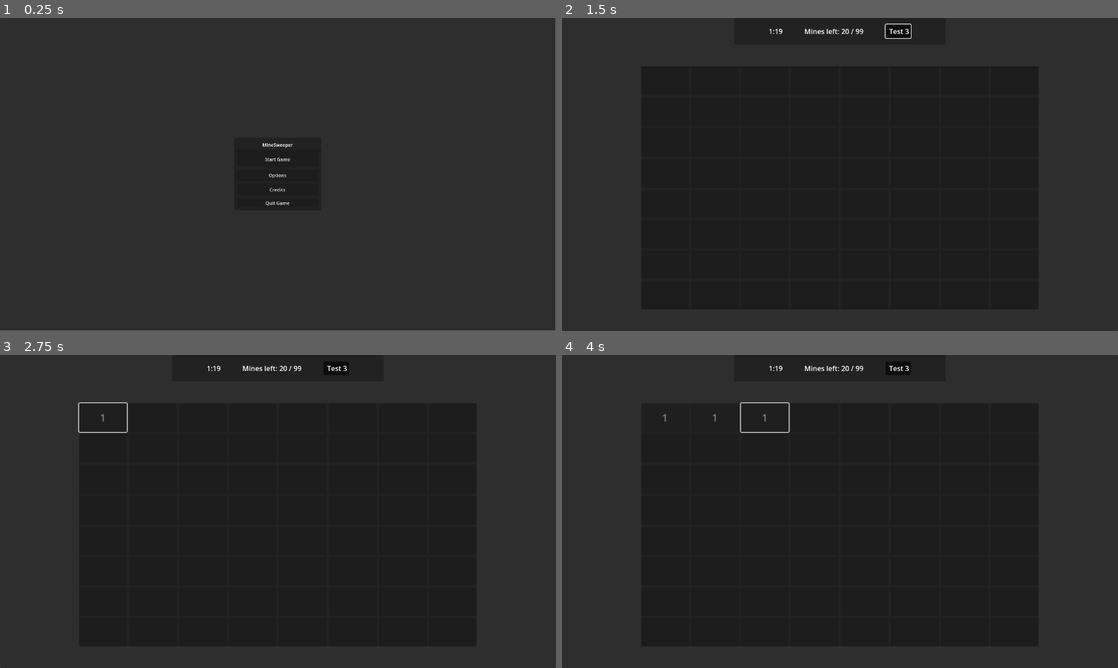
Above: before the commit, frames 1-4 (two rows, left to right).
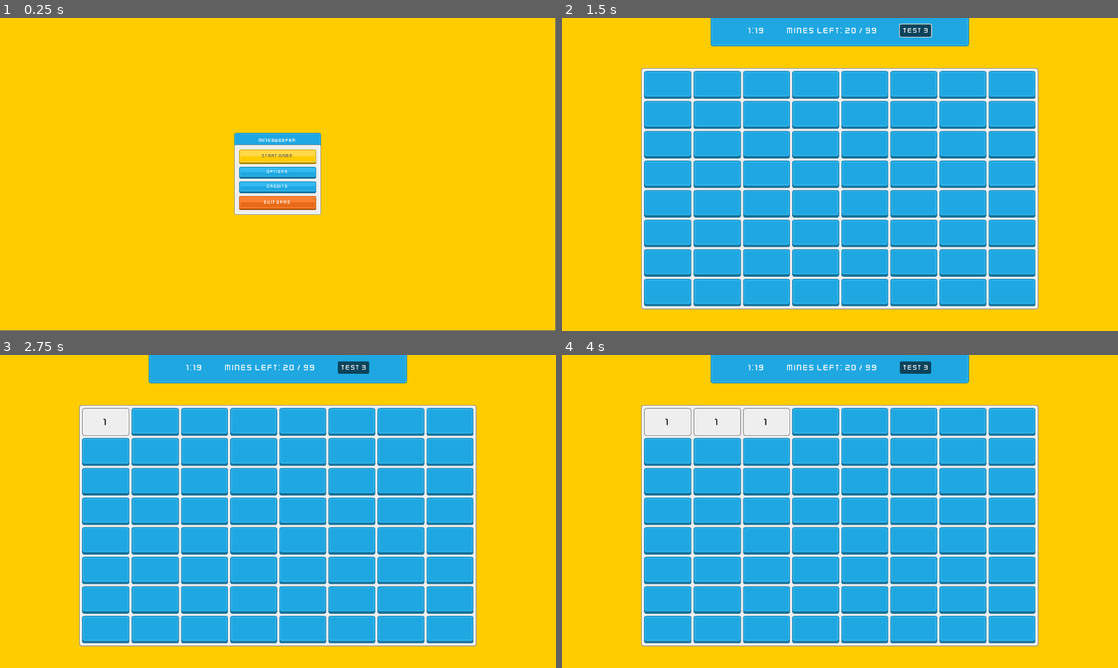
Above: after the commit, the same moments.

Repository: michaelmarch/minesweeper
Game: Godot game, scene res://scenes/main_menu/main_menu.tscn
Same seed, same stepped clock (60 frames per second), same inputs: the game is played once before the commit and once after it.
Inputs (mouse positions are in pixels of both pictures, inside the frame that each line leads up to; where the layout moved, square brackets give the same spot in the first picture):
- Up to frame 1 (0.25 s): no input
- Up to frame 2 (1.5 s): click "Start Game" at 0.5 s; click "Test 3" at 1.25 s
- Up to frame 3 (2.75 s): click (105, 420) [100, 417] at 2 s
- Up to frame 4 (4 s): click (717, 420) [712, 417] at 2.75 s; click (767, 420) [762, 417] at 3.5 s

The runs differ from the first frame. In frame 1, 100% of the frame differs, in the area x 0-100%, y 0-100%; in frame 2, 100%; in frame 3, 100%; in frame 4, 100%.

Commit message:
Fix missing dependencies

Diff:
--- a/main_theme.tres
+++ b/main_theme.tres
@@ -1,26 +1,26 @@
-[gd_resource type="Theme" load_steps=60 format=3 uid="uid://cxkiulyl3viy1"]
-
-[ext_resource type="Texture2D" uid="uid://d1rhx5cukjyxv" path="res://assets/ui/grey_button02.png" id="1_cnx58"]
-[ext_resource type="Texture2D" uid="uid://dmguulcpav3av" path="res://assets/ui/green_button00.png" id="1_smcd6"]
-[ext_resource type="Texture2D" uid="uid://cx2iej0p3e21c" path="res://assets/ui/green_button01.png" id="2_vu3ws"]
-[ext_resource type="Texture2D" uid="uid://buo7qdycr1mox" path="res://assets/ui/grey_box.png" id="4_046d4"]
-[ext_resource type="Texture2D" uid="uid://cc3r3uha6ih5x" path="res://assets/ui/grey_sliderUp.png" id="4_i0kc2"]
-[ext_resource type="Texture2D" uid="uid://b6a086wiojwju" path="res://assets/ui/red_circle.png" id="4_oho4x"]
-[ext_resource type="Texture2D" uid="uid://doswcngsxr5dp" path="res://assets/ui/blue_boxCross.png" id="5_5mfdx"]
-[ext_resource type="Texture2D" uid="uid://dunikcs1vfwrd" path="res://assets/ui/grey_sliderHorizontal.png" id="5_lntu1"]
-[ext_resource type="Texture2D" uid="uid://8t7b42w0y51x" path="res://assets/ui/grey_panel.png" id="5_xl1co"]
-[ext_resource type="Texture2D" uid="uid://bwftf4ygs45d7" path="res://assets/ui/blue_circle.png" id="7_j3h1u"]
-[ext_resource type="Texture2D" uid="uid://dvlvi0edg8urt" path="res://assets/ui/grey_button06.png" id="7_tpm4y"]
-[ext_resource type="Texture2D" uid="uid://crmu4wi6fcqg7" path="res://assets/ui/red_button04.png" id="8_qx7xy"]
-[ext_resource type="Texture2D" uid="uid://c2jgs2ee64b3c" path="res://assets/ui/red_button05.png" id="9_pi4uj"]
-[ext_resource type="FontFile" uid="uid://ct81yhs5uubto" path="res://fonts/kenvector_future/kenvector_future_thin.ttf" id="12_lcx4x"]
-[ext_resource type="Texture2D" uid="uid://b6mb6rofid63r" path="res://assets/ui/blue_panel.png" id="13_71a6y"]
-[ext_resource type="Texture2D" uid="uid://b2iiuu7sm24a0" path="res://assets/ui/yellow_button00.png" id="13_opk6k"]
-[ext_resource type="Texture2D" uid="uid://wkpc0j5w5bvf" path="res://assets/ui/yellow_button01.png" id="14_0ttp0"]
-[ext_resource type="Texture2D" uid="uid://c3anshg331fc2" path="res://assets/ui/blue_button00.png" id="15_ws7ij"]
-[ext_resource type="Texture2D" uid="uid://b2gra8ighunkv" path="res://assets/ui/blue_button01.png" id="16_m8kdd"]
-[ext_resource type="Texture2D" uid="uid://bhwwj3eox8pyx" path="res://assets/ui/grey_button03.png" id="17_bmaic"]
-[ext_resource type="Texture2D" uid="uid://bi7blyy784pum" path="res://assets/ui/blue_button02.png" id="18_oysye"]
+[gd_resource type="Theme" load_steps=60 format=3 uid="uid://ckqdmv1iwh2xu"]
+
+[ext_resource type="Texture2D" uid="uid://csjl5wbiij3dh" path="res://assets/kenney-ui-pack/grey_button02.png" id="1_cnx58"]
+[ext_resource type="Texture2D" uid="uid://ddqqr1b56tauy" path="res://assets/kenney-ui-pack/green_button00.png" id="1_smcd6"]
+[ext_resource type="Texture2D" uid="uid://bu06mxfomys1e" path="res://assets/kenney-ui-pack/green_button01.png" id="2_vu3ws"]
+[ext_resource type="Texture2D" uid="uid://jp6us3ssoimd" path="res://assets/kenney-ui-pack/grey_box.png" id="4_046d4"]
+[ext_resource type="Texture2D" uid="uid://b1msimn55m8m0" path="res://assets/kenney-ui-pack/grey_sliderUp.png" id="4_i0kc2"]
+[ext_resource type="Texture2D" uid="uid://4gfgbbd6t5bh" path="res://assets/kenney-ui-pack/red_circle.png" id="4_oho4x"]
+[ext_resource type="Texture2D" uid="uid://w445d5pj017k" path="res://assets/kenney-ui-pack/blue_boxCross.png" id="5_5mfdx"]
+[ext_resource type="Texture2D" uid="uid://djo8fns7ck3no" path="res://assets/kenney-ui-pack/grey_sliderHorizontal.png" id="5_lntu1"]
+[ext_resource type="Texture2D" uid="uid://ncflb0wtufyv" path="res://assets/kenney-ui-pack/grey_panel.png" id="5_xl1co"]
+[ext_resource type="Texture2D" uid="uid://c0p0pulela38v" path="res://assets/kenney-ui-pack/blue_circle.png" id="7_j3h1u"]
+[ext_resource type="Texture2D" uid="uid://ldd7bfijcx1e" path="res://assets/kenney-ui-pack/grey_button06.png" id="7_tpm4y"]
+[ext_resource type="Texture2D" uid="uid://cp1txqj3lsstk" path="res://assets/kenney-ui-pack/red_button04.png" id="8_qx7xy"]
+[ext_resource type="Texture2D" uid="uid://bf456ihviwgb8" path="res://assets/kenney-ui-pack/red_button05.png" id="9_pi4uj"]
+[ext_resource type="FontFile" uid="uid://cx6caphf17l17" path="res://fonts/kenvector_future/kenvector_future_thin.ttf" id="12_lcx4x"]
+[ext_resource type="Texture2D" uid="uid://e8hmp6kswwq4" path="res://assets/kenney-ui-pack/blue_panel.png" id="13_71a6y"]
+[ext_resource type="Texture2D" uid="uid://7gcu4hoqf0m" path="res://assets/kenney-ui-pack/yellow_button00.png" id="13_opk6k"]
+[ext_resource type="Texture2D" uid="uid://bbegdmu5sosb4" path="res://assets/kenney-ui-pack/yellow_button01.png" id="14_0ttp0"]
+[ext_resource type="Texture2D" uid="uid://33ygawcrypvp" path="res://assets/kenney-ui-pack/blue_button00.png" id="15_ws7ij"]
+[ext_resource type="Texture2D" uid="uid://c5yeilvspohyy" path="res://assets/kenney-ui-pack/blue_button01.png" id="16_m8kdd"]
+[ext_resource type="Texture2D" uid="uid://cjmxoc7ctw11r" path="res://assets/kenney-ui-pack/grey_button03.png" id="17_bmaic"]
+[ext_resource type="Texture2D" uid="uid://ffsdrmuf7pfb" path="res://assets/kenney-ui-pack/blue_button02.png" id="18_oysye"]
 
 [sub_resource type="StyleBoxTexture" id="StyleBoxTexture_k5wpn"]
 texture = ExtResource("1_cnx58")
--- a/scenes/main_menu/main_menu.tscn
+++ b/scenes/main_menu/main_menu.tscn
@@ -1,9 +1,9 @@
-[gd_scene load_steps=8 format=3 uid="uid://b8e7ut1tw7oxa"]
-
-[ext_resource type="Theme" uid="uid://cxkiulyl3viy1" path="res://main_theme.tres" id="1_qs77i"]
-[ext_resource type="Texture2D" uid="uid://c1bwg1nlubudn" path="res://assets/ui/grey_crossWhite.png" id="2_1lobc"]
+[gd_scene load_steps=8 format=3 uid="uid://6yggwyv3ma57"]
+
+[ext_resource type="Theme" path="res://main_theme.tres" id="1_qs77i"]
 [ext_resource type="Script" path="res://scenes/main_menu/main_menu.gd" id="2_hgn81"]
 [ext_resource type="Script" path="res://scenes/main_menu/split_screen.gd" id="2_rgyul"]
+[ext_resource type="Texture2D" uid="uid://03sxcmmnh0kv" path="res://assets/kenney-ui-pack/grey_crossWhite.png" id="4_ueqbn"]
 [ext_resource type="ButtonGroup" uid="uid://dq1f8fefuyhs4" path="res://scenes/main_menu/screen_control_buttons.tres" id="4_v313f"]
 [ext_resource type="Script" path="res://credits_handler.gd" id="5_pat12"]
 
@@ -50,7 +50,7 @@
 layout_mode = 2
 size_flags_horizontal = 10
 theme_type_variation = &"ExitButton"
-icon = ExtResource("2_1lobc")
+icon = ExtResource("4_ueqbn")
 icon_alignment = 1
 
 [node name="MarginContainer" type="MarginContainer" parent="ScreenSplit/CenterContainer/MarginContainer/VBoxContainer"]
